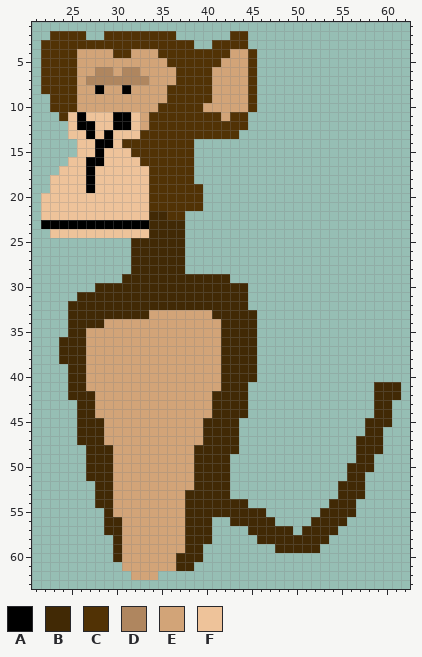
Pixel-art sprite: src/main/resources/Sprites/BaseMonkeWalk2.png. Above: the version before the commit.
The file is 64x64 pixels. Colours within 5 levels of each other are drawn and written as one. Shown: x 21..62, y 1..63.
Palette (. is transparent): A #000000  B #412905  C #513205  D #af865f  E #d2a478  F #eec39a
The same view after the edit:
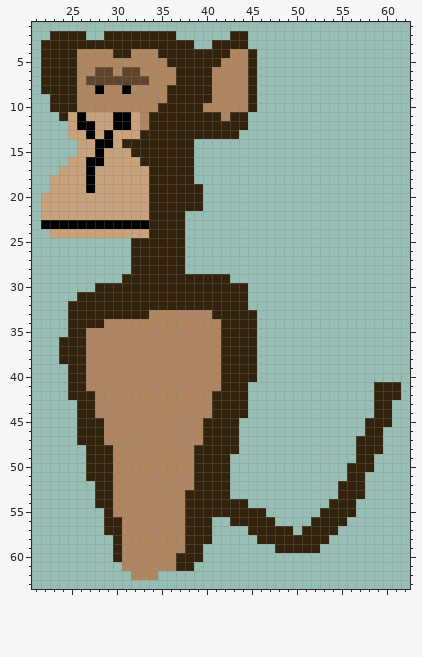
The exact change:
colour B: #412905 -> #33230c
colour D: #af865f -> #60452c
colour E: #d2a478 -> #af865f
colour F: #eec39a -> #c9a17a
y 2: x 23..26 CCCC -> BBBB; x 29..36 CCCCCCCC -> BBBBBBBB; x 43..44 CC -> BB
y 3: x 22..38 CCCCCCCCCCCCCCCCC -> BBBBBBBBBBBBBBBBB; x 41..44 CCCC -> BBBB
y 4: x 22..25 CCCC -> BBBB; x 30..31 CC -> BB; x 35..42 CCCCCCCC -> BBBBBBBB; x 45 C -> B
y 5: x 22..25 CCCC -> BBBB; x 36..41 CCCCCC -> BBBBBB; x 45 C -> B
y 6..7: x 22..25 CCCC -> BBBB; x 37..40 CCCC -> BBBB; x 45 C -> B
y 8: x 22..25 CCCC -> BBBB; x 36..40 CCCCC -> BBBBB; x 45 C -> B
y 9: x 23..25 CCC -> BBB; x 36..40 CCCCC -> BBBBB; x 45 C -> B
y 10: x 23..25 CCC -> BBB; x 35..39 CCCCC -> BBBBB; x 45 C -> B
y 11: x 24 C -> B; x 34..41 CCCCCCCC -> BBBBBBBB; x 43..44 CC -> BB
y 12: x 34..44 CCCCCCCCCCC -> BBBBBBBBBBB
y 13: x 33..43 CCCCCCCCCCC -> BBBBBBBBBBB
y 14: x 31..38 CCCCCCCC -> BBBBBBBB
y 15: x 32..38 CCCCCCC -> BBBBBBB
y 16: x 33..38 CCCCCC -> BBBBBB
y 17..18: x 34..38 CCCCC -> BBBBB
y 19..21: x 34..39 CCCCCC -> BBBBBB
y 22: x 36..37 CC -> BB
